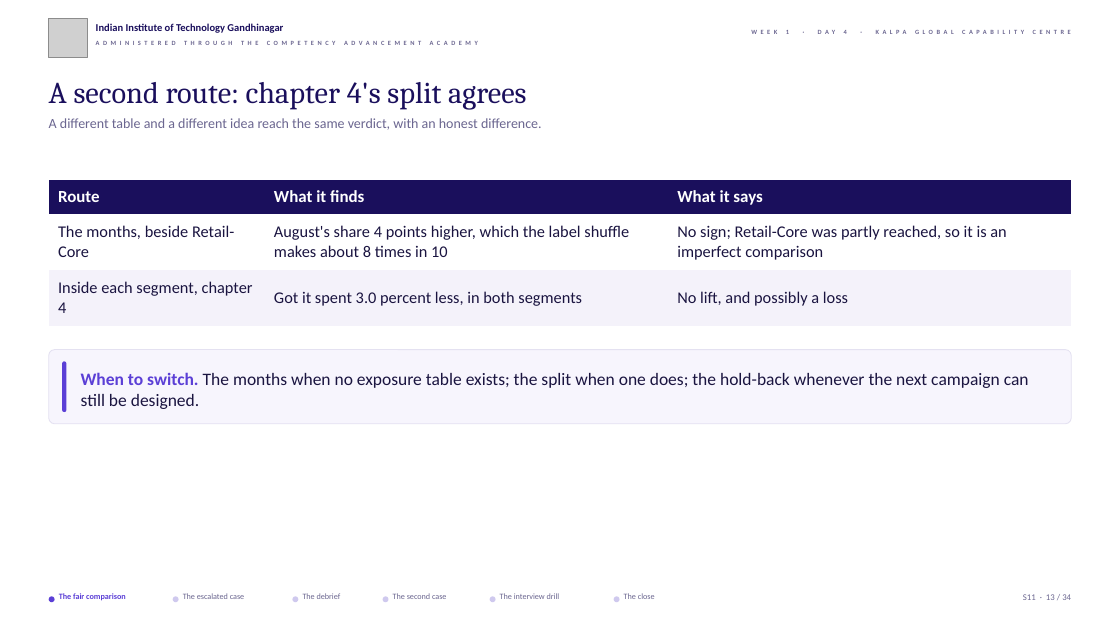
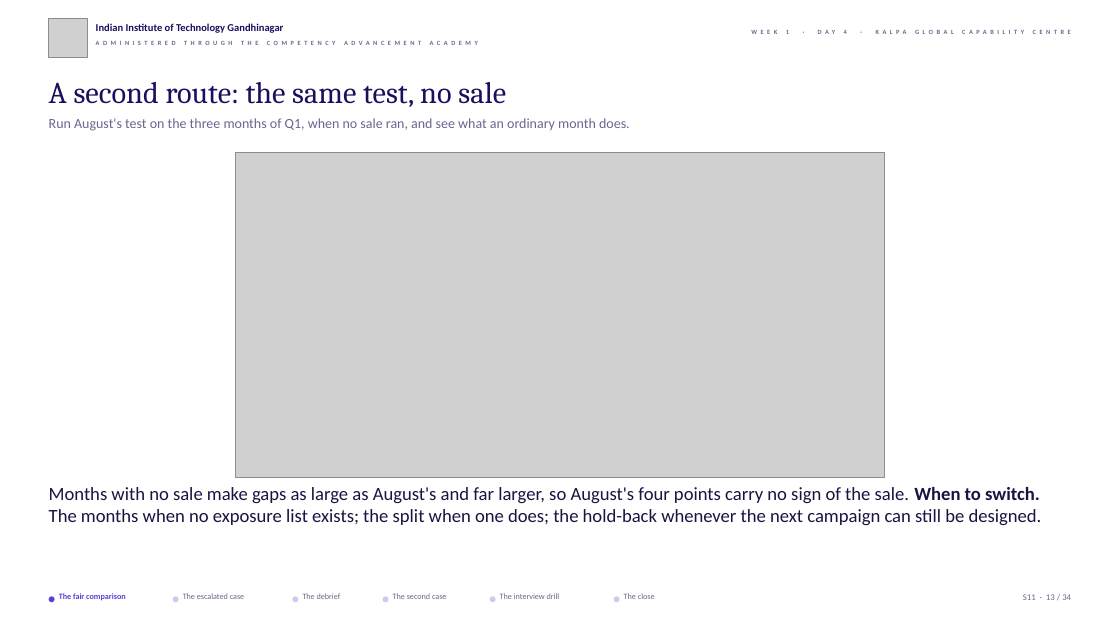
Before and after one commit to fde-academy-lab/c2-content-factory, a slide deck: slide 13 of content/W01/D4/slides/C2_W01_D04_half2_STUDENT.pptx. Drawn at 1120x630 pixels with LibreOffice and Linux fonts; fonts in the diff are those of the drawing; grey boxes stand for pictures; background and template pictures are left out. Boxes give left, top, right and bottom in pixels: in the first picture for what was removed or moved away, otherwise in the second. Text is boxed around its words. In the diff, an @@ line names an element or a change of style, - is before the commit and + after.

```diff
--- a/content/W01/D4/slides/C2_W01_D04_half2_STUDENT.pptx
+++ b/content/W01/D4/slides/C2_W01_D04_half2_STUDENT.pptx
@@ text at (49, 82, 506, 107): text changed @@
-A second route: chapter 4's split agrees
+A second route: the same test, no sale
@@ text at (49, 118, 630, 131): text changed @@
-A different table and a different idea reach the same verdict, with an honest difference.
+Run August's test on the three months of Q1, when no sale ran, and see what an ordinary month does.
@@ picture added at (235, 153, 885, 477) @@
@@ table removed at (49, 180, 1071, 326), 3 rows, 3 columns @@
-Route | What it finds | What it says
-The months, beside Retail-Core | August's share 4 points higher, which the label shuffle makes about 8 times in 10 | No sign; Retail-Core was partly reached, so it is an imperfect comparison
-Inside each segment, chapter 4 | Got it spent 3.0 percent less, in both segments | No lift, and possibly a loss
@@ rounded rectangle removed at (49, 350, 1071, 423) @@
@@ rounded rectangle removed at (62, 361, 66, 412) @@
@@ text at (49, 487, 1042, 525): text changed; size 15 to 16 pt @@
-When to switch. The months when no exposure table exists; the split when one does; the hold-back whenever the next campaign can still be designed.
+Months with no sale make gaps as large as August's and far larger, so August's four points carry no sign of the sale. When to switch. The months when no exposure list exists; the split when one does; the hold-back whenever the next campaign can still be designed.
@@ text "Months with no sale make ..." at (49, 487, 1042, 525): vertical alignment middle to top @@
```
Also in this commit, not shown: 29 other slides changed, 4 other files.
